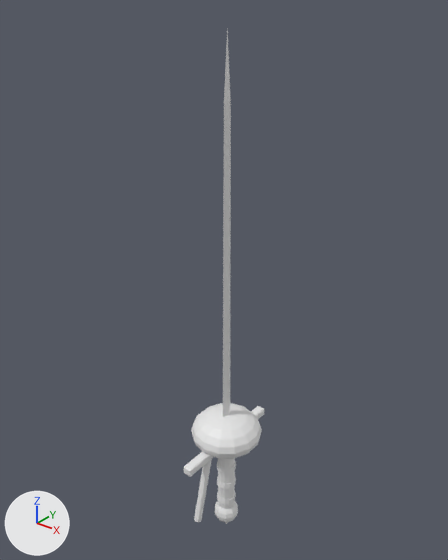
An edit to the OBJ model modelos_armas/Rapier.obj, drawn before and after from the same camera.
One viewpoint serves both versions: a 50 mm lens placed at (3.96, -5.0, 5.96), pointed at (-0.18, 0.18, 2.75). The axes (+X, +Y, +Z) are drawn at lower left. The lights are the same throughout. The older version comes first. Where no turn or scale is listed for an object, it has been applied to the vertices.

The first picture shows 'Rapier'.
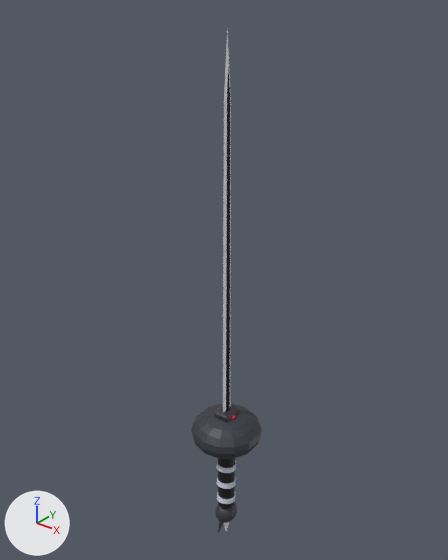
What changed in the scene script:
```text
Add img_rapier_tex_png:
    img_rapier_tex_png = load_image('Rapier_tex.png', 'Rapier_tex.png', 1024, 1024, 'sRGB')
Add mat_rapier_mat:
    mat_rapier_mat = principled_material('Rapier_Mat')
    mat_rapier_mat.texture = img_rapier_tex_png
Change me_rapier:
    used by ob_rapier; location = (0.0, 0.0, 0.0)
    remove me_rapier.from_pydata(...)  # 391 vertices, 738 faces; spans x -0.44..0.44, y -0.77..0.78, z -0.95..5.56
    add me_rapier.from_pydata(...)  # 658 vertices, 1250 faces; spans x -0.44..0.44, y -0.46..0.46, z -1.1..5.56
    me_rapier part 1: a new loose piece of 24 vertices spanning x -0.1..0.1, y -0.13..0.13, z 0.59..1.05, in mat_rapier_mat (picture img_rapier_tex_png)
    me_rapier part 2: the loose piece of 18 vertices spanning x -0.05..0.05, y -0.65..-0.31, z -0.37..0.57 is deleted
    me_rapier part 3: 21 vertices moved within x -0.1..0.1, y -0.16..0.16, z -0.73..0.52; 187 vertices removed from x -0.16..0.16, y -0.77..0.78, z -0.95..0.63; 350 vertices added at x -0.14..0.14, y -0.18..0.18, z -0.97..5.38
    me_rapier part 4: 279 faces spanning x -0.44..0.44, y -0.46..0.46, z -0.52..0.98 switch from no material to mat_rapier_mat (picture img_rapier_tex_png)
    other edits to the shape of me_rapier do not show in these pictures
```

Boxes [x1, y1, x2, y2] around the edits, measured in the pictures (448 x 560 px; the box of a moved part takes in the faces that stretch with it):
'Rapier', reshaped (11% narrower): before [184, 28, 264, 524]; after [191, 28, 262, 533]
part 1 of me_rapier, added: after [215, 405, 238, 423]
part 2 of me_rapier, deleted: before [194, 459, 212, 522]
part 3 of me_rapier, moved or reshaped: before [184, 406, 264, 524]; after [215, 28, 237, 533]
part 4 of me_rapier, recoloured (white to grey): [191, 403, 262, 508] in both
